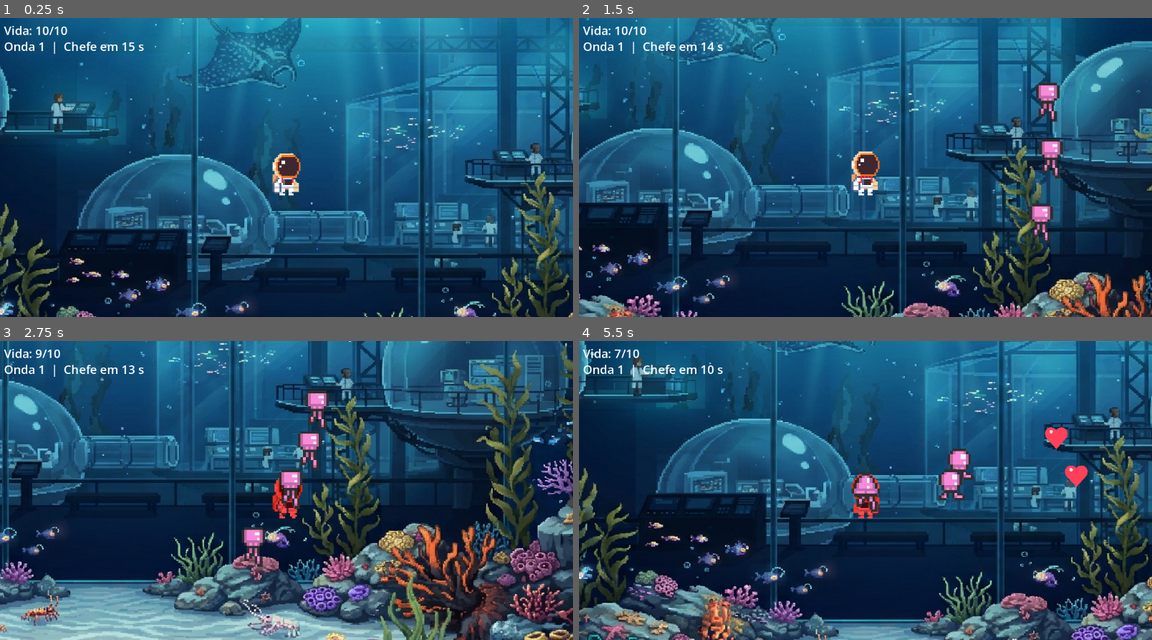
Above: before the commit, frames 1-4 (two rows, left to right).
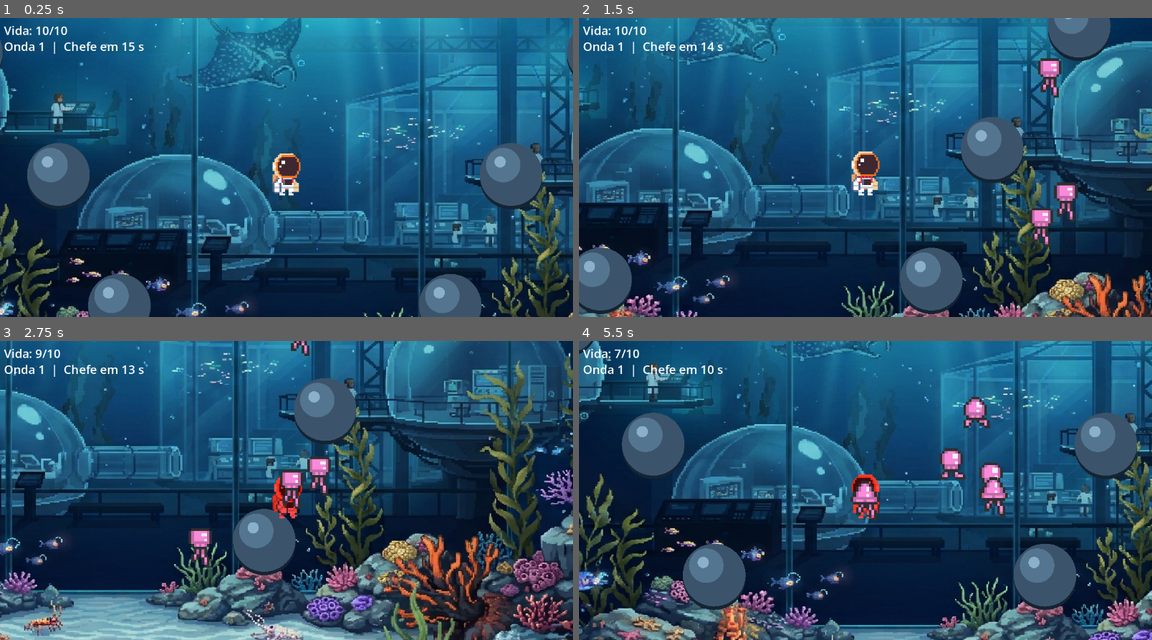
Above: after the commit, the same moments.

Repository: Bianca-diass/802.516-Bianca-Dias-Gonzaga
Game: Godot game, scene res://scenes/agua.tscn
The game is run twice, just before and just after one commit, with the same random seed, the same clock (stepped at 60 frames per second) and the same inputs. The project has no main scene, so this scene is started directly.
Inputs:
- Up to frame 1 (0.25 s): no input
- Up to frame 2 (1.5 s): tap Enter (ui_accept) at 0.5, 0.77 s; hold Right (right) 0.53-1.28 s; hold Down (down) from 1.28 s (still down)
- Up to frame 3 (2.75 s): tap Enter (ui_accept) at 1.52 s; release Down (down) at 2.03 s; hold Right (right) from 2.03 s (still down)
- Up to frame 4 (5.5 s): release Right (right) at 2.78 s; hold Up (up) 2.78-3.53 s; tap Enter (ui_accept) at 3.02, 3.77, 4.52 s; hold Left (left) 3.53-5.03 s; hold Down (down) from 5.03 s (still down)

The runs differ from the first frame. In frame 1, 6.4% of the frame differs, in the area x 0-100%, y 5-100%; in frame 2, 8.4%; in frame 3, 51%, in the area x 0-100%, y 0-100%; in frame 4, 47%.

Commit message:
aula-10: inimigos com maquina de estados que contornam obstaculos

Diff:
--- a/scripts/agua_viva.gd
+++ b/scripts/agua_viva.gd
@@ -1,15 +1,23 @@
 extends Node2D
 
+# Água-viva com máquina de estados: PERSEGUINDO, CONTORNANDO, ATORDOADO e MORRENDO.
+# Código feito com ajuda do Claude (assistente de IA).
+
 const ITEM_CURA := preload("res://scripts/item_cura.gd")
+const DESVIO := preload("res://scripts/desvio.gd")
 
-@export var chance_cura: float = 0.25   # 0.25 = 25% de soltar um coração
+enum Estado { PERSEGUINDO, CONTORNANDO, ATORDOADO, MORRENDO }
 
 @export var velocidade: float = 35.0
 @export var vida: int = 2
 @export var dano: int = 1
+@export var chance_cura: float = 0.25    # 0.25 = 25% de soltar um coração
+@export var raio_corpo: float = 8.0
+@export var tempo_atordoado: float = 0.4
 
+var estado: Estado = Estado.PERSEGUINDO
+var tempo_estado := 0.0
 var alvo: Node2D = null
-var morto := false
 var recuo := Vector2.ZERO
 
 @onready var anim: AnimatedSprite2D = $AnimatedSprite2D
@@ -20,32 +28,52 @@
 	anim.play("andar")
 
 func _physics_process(delta: float) -> void:
-	if morto:
+	if estado == Estado.MORRENDO:
 		return
 	if alvo == null:
 		alvo = get_tree().get_first_node_in_group("jogador")
 		if alvo == null:
 			return
+
+	# ATORDOADO: leva o golpe, é empurrada para trás e não ataca
+	if estado == Estado.ATORDOADO:
+		tempo_estado -= delta
+		global_position += recuo * delta
+		recuo = recuo.move_toward(Vector2.ZERO, 300.0 * delta)
+		DESVIO.empurrar_para_fora(self, raio_corpo)
+		if tempo_estado <= 0.0:
+			estado = Estado.PERSEGUINDO
+		return
+
+	# PERSEGUINDO ou CONTORNANDO: vai em direção ao astronauta, desviando das pedras
 	var direcao := (alvo.global_position - global_position).normalized()
-	global_position += (direcao * velocidade + recuo) * delta
+	var nova := DESVIO.dirigir(self, direcao, raio_corpo)
+	if nova.dot(direcao) < 0.98:
+		estado = Estado.CONTORNANDO
+	else:
+		estado = Estado.PERSEGUINDO
+	global_position += (nova * velocidade + recuo) * delta
 	recuo = recuo.move_toward(Vector2.ZERO, 300.0 * delta)
+	DESVIO.empurrar_para_fora(self, raio_corpo)
 	if global_position.distance_to(alvo.global_position) < 14.0:
 		alvo.levar_dano(dano)
 
 func levar_dano(qtd: int, de: Vector2) -> void:
-	if morto:
+	if estado == Estado.MORRENDO:
 		return
 	vida -= qtd
 	if vida <= 0:
-		morto = true
+		estado = Estado.MORRENDO
 		anim.play("morte")
 		_soltar_item()
 		return
 	recuo = (global_position - de).normalized() * 120.0
+	estado = Estado.ATORDOADO
+	tempo_estado = tempo_atordoado
 	anim.play("dano")
 
 func _ao_terminar_animacao() -> void:
-	if morto:
+	if estado == Estado.MORRENDO:
 		queue_free()
 	else:
 		anim.play("andar")
--- a/scripts/chefe.gd
+++ b/scripts/chefe.gd
@@ -3,11 +3,13 @@
 signal morreu
 
 const FILHA := preload("res://entities/agua_viva.tscn")
+const DESVIO := preload("res://scripts/desvio.gd")
 
 @export var vida_max: int = 25
 @export var velocidade: float = 30.0
 @export var dano: int = 1
 @export var raio: float = 38.0
+@export var raio_corpo: float = 24.0   # usado para contornar as pedras
 
 var vida := 0
 var morto := false
@@ -84,6 +86,9 @@
 	elif estado == "investida":
 		dir = dir_investida
 		vel = 170.0
+	else:
+		# contorna as pedras no caminho (fora da investida)
+		dir = DESVIO.dirigir(self, dir, raio_corpo)
 
 	# Vira o tubarão na direção do movimento (a imagem original olha para a esquerda)
 	if estado != "aviso":
@@ -93,6 +98,7 @@
 
 	global_position += (dir * vel + recuo) * delta
 	recuo = recuo.move_toward(Vector2.ZERO, 200.0 * delta)
+	DESVIO.empurrar_para_fora(self, raio_corpo)
 
 	if global_position.distance_to(alvo.global_position) < raio:
 		alvo.levar_dano(dano)
--- /dev/null
+++ b/scripts/desvio.gd
@@ -0,0 +1,33 @@
+extends RefCounted
+
+# Ajuda os inimigos a contornarem os obstáculos (nós do grupo "obstaculos").
+# Código feito com ajuda do Claude (assistente de IA).
+
+# Recebe a direção desejada e devolve uma direção que desvia das pedras à frente.
+static func dirigir(no: Node2D, dir: Vector2, raio_corpo: float, antecedencia: float = 50.0) -> Vector2:
+	var resultado := dir
+	var perp := Vector2(-dir.y, dir.x)   # direção para o lado
+	for o in no.get_tree().get_nodes_in_group("obstaculos"):
+		var para_o: Vector2 = o.global_position - no.global_position
+		var dist := para_o.length()
+		var limite: float = o.raio + raio_corpo
+		if dist > limite + antecedencia:
+			continue                       # longe demais
+		if para_o.dot(dir) <= 0.0:
+			continue                       # a pedra está atrás
+		if absf(para_o.dot(perp)) >= limite:
+			continue                       # a pedra não está no caminho
+		var peso := 1.0 - clampf((dist - limite) / antecedencia, 0.0, 1.0)
+		var lado := -1.0 if para_o.dot(perp) > 0.0 else 1.0
+		resultado += perp * lado * peso * 3.0
+	return resultado.normalized()
+
+# Se o inimigo acabou dentro de uma pedra, empurra ele para fora.
+static func empurrar_para_fora(no: Node2D, raio_corpo: float) -> void:
+	for o in no.get_tree().get_nodes_in_group("obstaculos"):
+		var d: Vector2 = no.global_position - o.global_position
+		var limite: float = o.raio + raio_corpo
+		if d.length() < limite:
+			if d == Vector2.ZERO:
+				d = Vector2.RIGHT
+			no.global_position = o.global_position + d.normalized() * limite
--- /dev/null
+++ b/scripts/obstaculo.gd
@@ -0,0 +1,20 @@
+extends StaticBody2D
+
+# Pedra do aquário: bloqueia o jogador (colisão) e os inimigos a contornam.
+# Criada pelo ondas.gd. Código feito com ajuda do Claude (assistente de IA).
+
+@export var raio: float = 18.0
+
+func _ready() -> void:
+	add_to_group("obstaculos")
+	var forma := CollisionShape2D.new()
+	var circulo := CircleShape2D.new()
+	circulo.radius = raio
+	forma.shape = circulo
+	add_child(forma)
+
+func _draw() -> void:
+	draw_circle(Vector2(0, 2), raio, Color(0.08, 0.14, 0.2))                       # sombra
+	draw_circle(Vector2.ZERO, raio, Color(0.23, 0.33, 0.42))                       # pedra
+	draw_circle(Vector2(-raio * 0.25, -raio * 0.3), raio * 0.55, Color(0.33, 0.46, 0.56))
+	draw_circle(Vector2(-raio * 0.35, -raio * 0.4), raio * 0.18, Color(0.6, 0.75, 0.85, 0.8))
--- a/scripts/ondas.gd
+++ b/scripts/ondas.gd
@@ -4,10 +4,16 @@
 
 const AGUA_VIVA := preload("res://entities/agua_viva.tscn")
 const CHEFE := preload("res://entities/chefe.tscn")
+const OBSTACULO := preload("res://scripts/obstaculo.gd")
 
 @export var duracao: float = 60.0      # segundos até o chefe aparecer
 @export var intervalo: float = 12.0    # segundos entre uma onda e outra
-@export var area := Rect2(24, 40, 912, 500)  # área onde as águas-vivas podem aparecer
+@export var area := Rect2(24, 24, 528, 272)  # área onde as águas-vivas podem aparecer (dentro das paredes)
+@export var raio_obstaculo: float = 18.0
+@export var posicoes_obstaculos: Array[Vector2] = [
+	Vector2(110, 90), Vector2(470, 90), Vector2(195, 235),
+	Vector2(385, 235), Vector2(160, 160), Vector2(420, 160)
+]
 
 var tempo := 0.0
 var proxima_onda := 0.0
@@ -23,6 +29,14 @@
 	camada.add_child(label)
 	add_child(camada)
 	chefe_chegou.connect(_spawnar_chefe)
+	_criar_obstaculos()
+
+func _criar_obstaculos() -> void:
+	for p in posicoes_obstaculos:
+		var o := OBSTACULO.new()
+		o.raio = raio_obstaculo
+		o.position = p
+		get_parent().add_child.call_deferred(o)
 
 func _process(delta: float) -> void:
 	if acabou:
@@ -65,9 +79,16 @@
 	if jogador != null:
 		x = clampf(jogador.global_position.x, area.position.x + 60.0, area.end.x - 60.0)
 	chefe.global_position = Vector2(x, area.position.y + 60.0)
-	chefe.morreu.connect(_ao_chefe_morrer)
+	chefe.morreu.connect(_ao_chefe_morrer.bind(chefe))
 
-func _ao_chefe_morrer() -> void:
+func _ao_chefe_morrer(chefe: Node) -> void:
+	# some com as águas-vivas invocadas e protege o jogador durante a vitória
+	for e in get_tree().get_nodes_in_group("inimigos"):
+		if e != chefe:
+			e.queue_free()
+	var jogador := get_tree().get_first_node_in_group("jogador")
+	if jogador != null:
+		jogador.invulneravel = true
 	label.text = "VITÓRIA! Você derrotou o chefe!"
 	await get_tree().create_timer(4.0).timeout
 	get_tree().reload_current_scene()
Not shown, added: # DEVLOG — Água Viva (Aquário gigante).txt
Not shown, added: scripts/desvio.gd.uid
Not shown, added: scripts/obstaculo.gd.uid
